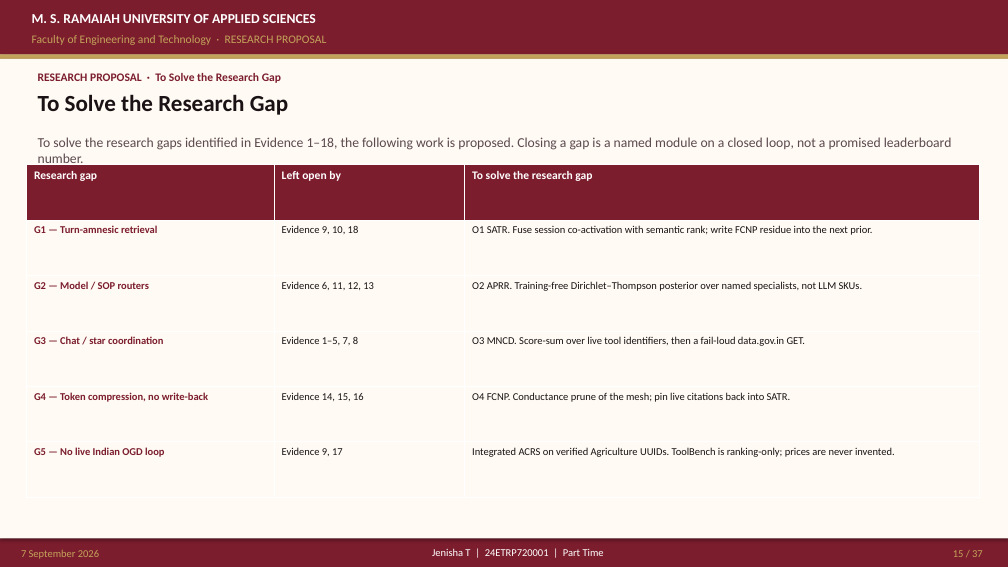
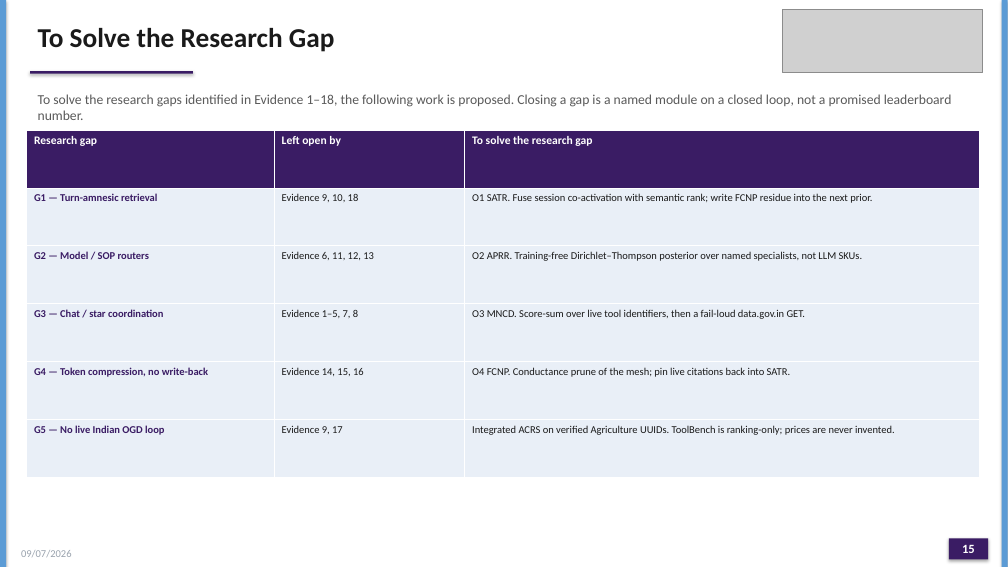
Before and after one commit to joyjeni/phd-agentic-ai-master, a slide deck: slide 15 of ACRS_PhD_Proposal_JenishaT_24ETRP720001.pptx. Drawn at 1008x567 pixels with LibreOffice and Linux fonts; fonts in the diff are those of the drawing; grey boxes stand for pictures. Boxes give left, top, right and bottom in pixels: in the first picture for what was removed or moved away, otherwise in the second. Text is boxed around its words. In the diff, an @@ line names an element or a change of style, - is before the commit and + after.

```diff
--- a/ACRS_PhD_Proposal_JenishaT_24ETRP720001.pptx
+++ b/ACRS_PhD_Proposal_JenishaT_24ETRP720001.pptx
@@ rectangle removed at (x1=0, y1=0, x2=1008, y2=54) @@
@@ rectangle added at (x1=0, y1=0, x2=6, y2=567), fill #5B9BD5 @@
@@ text "To Solve the Research Gap" moved from (x1=38, y1=94, x2=288, y2=115) to (x1=38, y1=28, x2=334, y2=52) @@
@@ text "To Solve the Research Gap" at (x1=38, y1=28, x2=334, y2=52): size 22 to 26 pt, text colour #1A1214 to #1A1A1A @@
@@ text removed at (x1=32, y1=14, x2=316, y2=23) @@
-M. S. RAMAIAH UNIVERSITY OF APPLIED SCIENCES
@@ picture added at (x1=783, y1=9, x2=983, y2=73) @@
@@ rectangle added at (x1=1002, y1=0, x2=1008, y2=567), fill #5B9BD5 @@
@@ rectangle removed at (x1=0, y1=54, x2=1008, y2=59) @@
@@ rectangle removed at (x1=0, y1=59, x2=1008, y2=538) @@
@@ text removed at (x1=32, y1=35, x2=326, y2=45) @@
-Faculty of Engineering and Technology · RESEARCH PROPOSAL
@@ text "To solve the research gaps ..." moved from (x1=38, y1=137, x2=952, y2=168) to (x1=38, y1=94, x2=952, y2=120) @@
@@ text "To solve the research gaps ..." at (x1=38, y1=94, x2=952, y2=120): text colour #5C4A4E to #5A5A5A @@
@@ rectangle added at (x1=30, y1=71, x2=193, y2=74), fill #3A1C64 @@
@@ text removed at (x1=38, y1=73, x2=281, y2=83) @@
-RESEARCH PROPOSAL · To Solve the Research Gap
@@ table at (x1=26, y1=130, x2=979, y2=478) @@
@@ fill #7C1D2E to #3A1C64 in row 1 @@
@@ fill #FFFAF3 to #E9EFF7 in 15 cells @@
@@ text colour #7C1D2E to #3A1C64 in "G1 — Turn-amnesic retrieval", "G2 — Model / SOP routers", "G3 — Chat / star coordination", "G4 — Token compression, no write-back" and 1 more places @@
@@ text colour #1A1214 to #1A1A1A in "Evidence 9, 10, 18", "O1 SATR. Fuse session co-activation with semantic ...", "Evidence 6, 11, 12, 13", "O2 APRR. Training-free Dirichlet–Thompson posterior over nam ..." and 6 more places @@
@@ table resized from (x1=26, y1=165, x2=979, y2=498) to (x1=26, y1=130, x2=979, y2=478) @@
@@ rectangle removed at (x1=0, y1=538, x2=1008, y2=567) @@
@@ rectangle added at (x1=949, y1=538, x2=988, y2=560), fill #3A1C64 @@
@@ text at (x1=21, y1=550, x2=72, y2=557): text changed; text colour #C4A35A to #9AA3AE @@
-7 September 2026
+09/07/2026
@@ text removed at (x1=432, y1=548, x2=604, y2=556) @@
-Jenisha T | 24ETRP720001 | Part Time
@@ page number at (x1=962, y1=545, x2=975, y2=553): text changed; size 10 to 12 pt; text colour #C4A35A to #FFFFFF; bold on @@
-15 / 37
+15
```
Also in this commit, not shown: 36 other slides changed, 41 other files.
